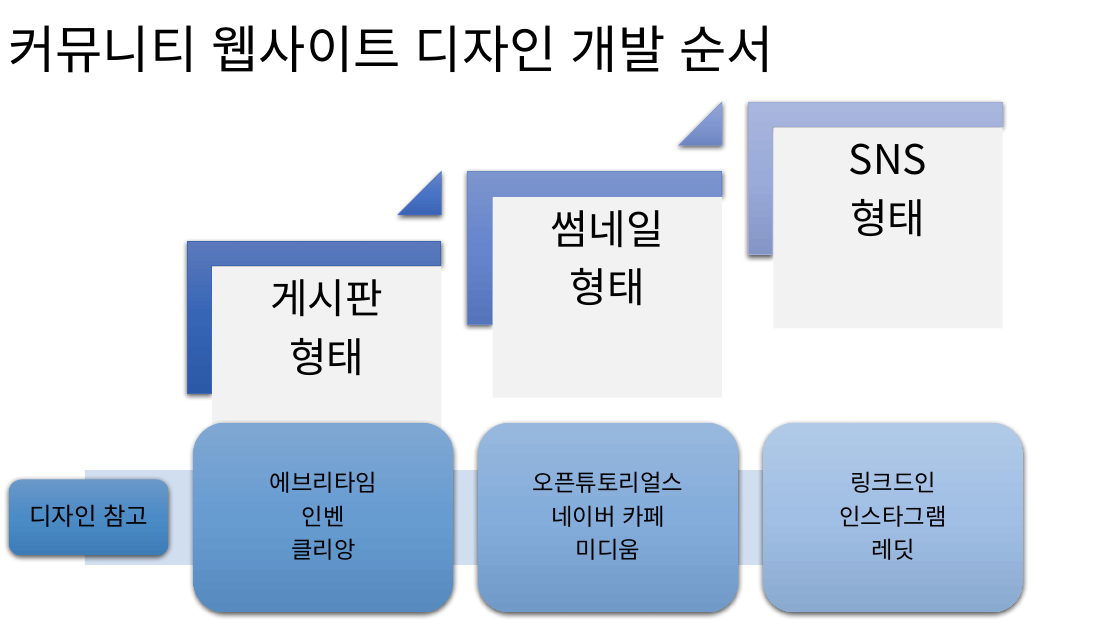
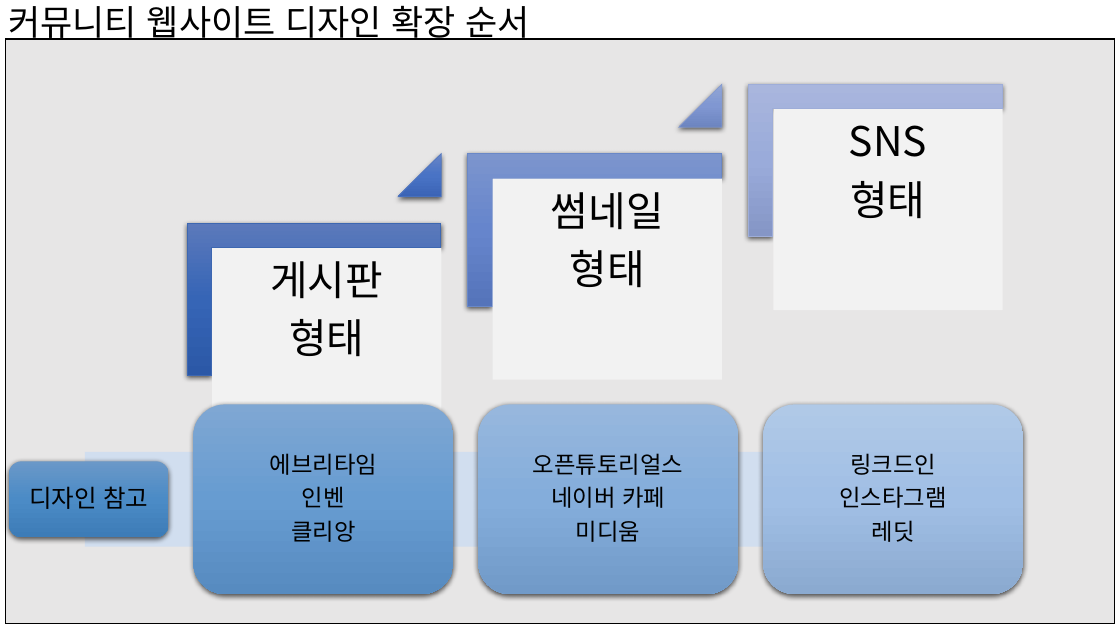
Before and after one commit to kkevin811015/MyDepartmentArchive, a slide deck: slide 3 of Documents/Requirements/service_order_client/raw/학과 커뮤니티 웹사이트 및 모바일 앱 개발 시스템 구성도.pptx. Drawn at 1120x630 pixels with LibreOffice and Linux fonts; fonts in the diff are those of the drawing. Boxes give left, top, right and bottom in pixels: in the first picture for what was removed or moved away, otherwise in the second. Text is boxed around its words. In the diff, an @@ line names an element or a change of style, - is before the commit and + after.

```diff
--- a/Documents/Requirements/service_order_client/raw/학과 커뮤니티 웹사이트 및 모바일 앱 개발 시스템 구성도.pptx
+++ b/Documents/Requirements/service_order_client/raw/학과 커뮤니티 웹사이트 및 모바일 앱 개발 시스템 구성도.pptx
@@ text at (8,5,530,40): text changed; size 44 to 30 pt @@
-커뮤니티 웹사이트 디자인 개발 순서
+커뮤니티 웹사이트 디자인 확장 순서
@@ rectangle added at (5,39,1115,623), fill #E7E6E6, outline #000000 1 pt @@
@@ triangle: place and size @@
-triangle at (398,171,442,215)
+triangle at (398,154,442,197)
@@ 7 texts, 4 rounded rectangles, 3 corners, 3 rectangles, 1 triangle, 1 right arrow: place and size @@
-7 texts, 4 rounded rectangles, 3 corners, 3 rectangles, 1 triangle, 1 right arrow at (9,102,1024,613)
+7 texts, 4 rounded rectangles, 3 corners, 3 rectangles, 1 triangle, 1 right arrow at (9,84,1024,594)
```
Also in this commit, not shown: 3 other slides changed.
